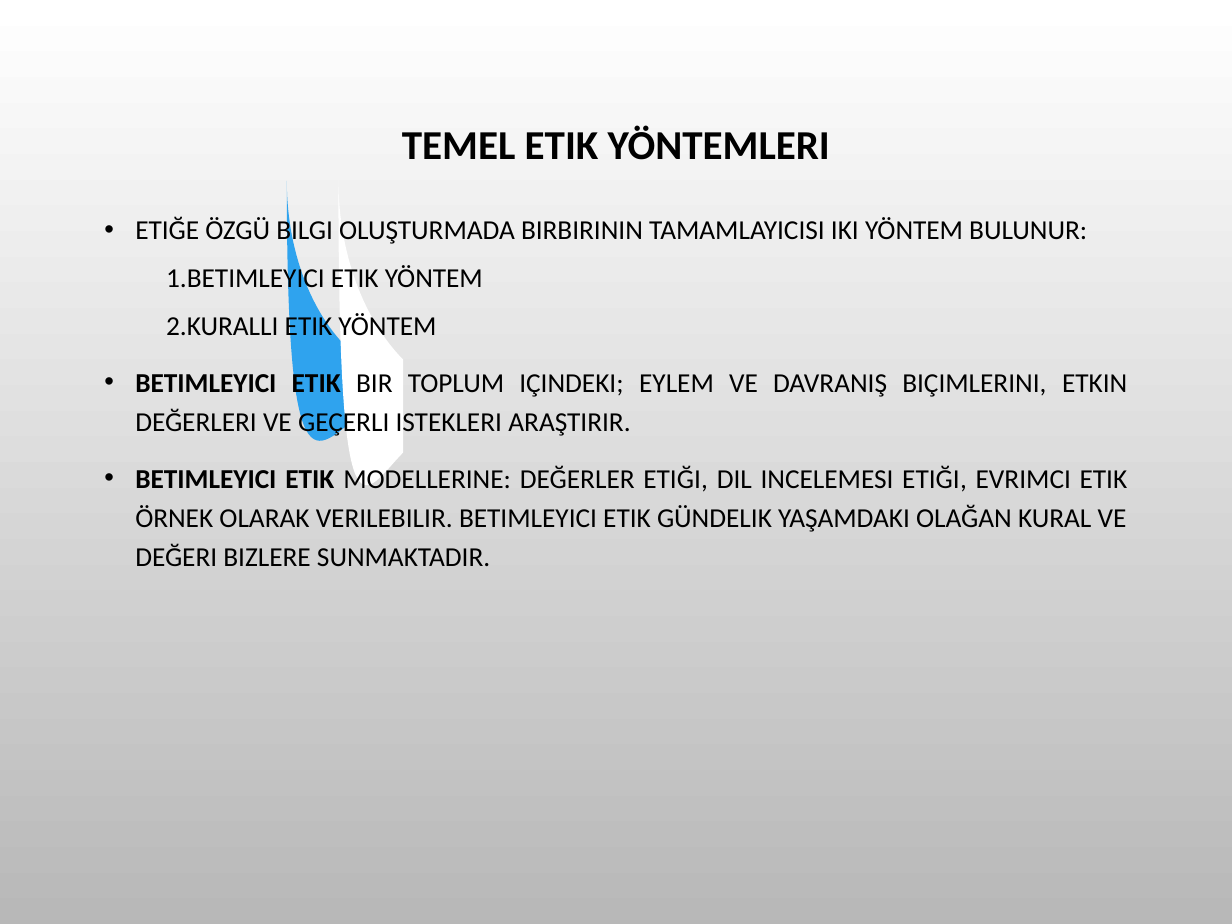
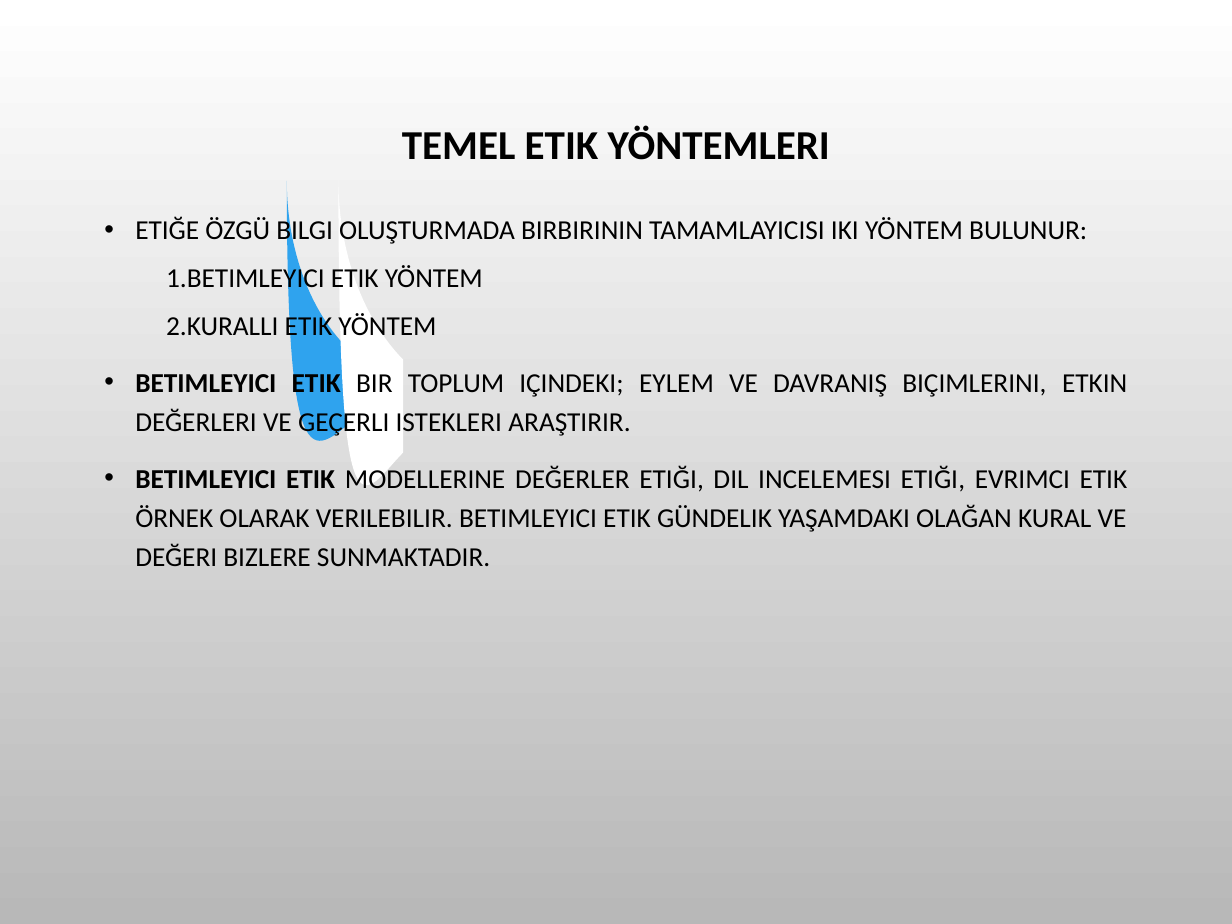
Before and after one commit to SevdanurGENC/20-21-Lecture-Notes, a slide deck: slide 12 of MeslekEtigi/2. Bolum - Meslek Etigi - Ahlak ve Etik.ppt (slide 7 before the commit). Drawn at 1232x924 pixels with LibreOffice and Linux fonts; fonts in the diff are those of the drawing; background and template pictures are left out. Boxes give left, top, right and bottom in pixels: in the first picture for what was removed or moved away, otherwise in the second. Text is boxed around its words. In the diff, an @@ line names an element or a change of style, - is before the commit and + after.

```diff
--- a/MeslekEtigi/2. Bolum - Meslek Etigi - Ahlak ve Etik.ppt
+++ b/MeslekEtigi/2. Bolum - Meslek Etigi - Ahlak ve Etik.ppt
@@ text at box(135, 465, 1128, 566): text changed @@
-• BETIMLEYICI ETIK MODELLERINE: DEĞERLER ETIĞI, DIL INCELEMESI ETIĞI, EVRIMCI ETIK ÖRNEK OLARAK VERILEBILIR. BETIMLEYICI ETIK GÜNDELIK YAŞAMDAKI OLAĞAN KURAL VE DEĞERI BIZLERE SUNMAKTADIR.
+• BETIMLEYICI ETIK MODELLERINE DEĞERLER ETIĞI, DIL INCELEMESI ETIĞI, EVRIMCI ETIK ÖRNEK OLARAK VERILEBILIR. BETIMLEYICI ETIK GÜNDELIK YAŞAMDAKI OLAĞAN KURAL VE DEĞERI BIZLERE SUNMAKTADIR.
```
Also in this commit, not shown: 2 other slides changed, 5 slides added, 20 other files.
